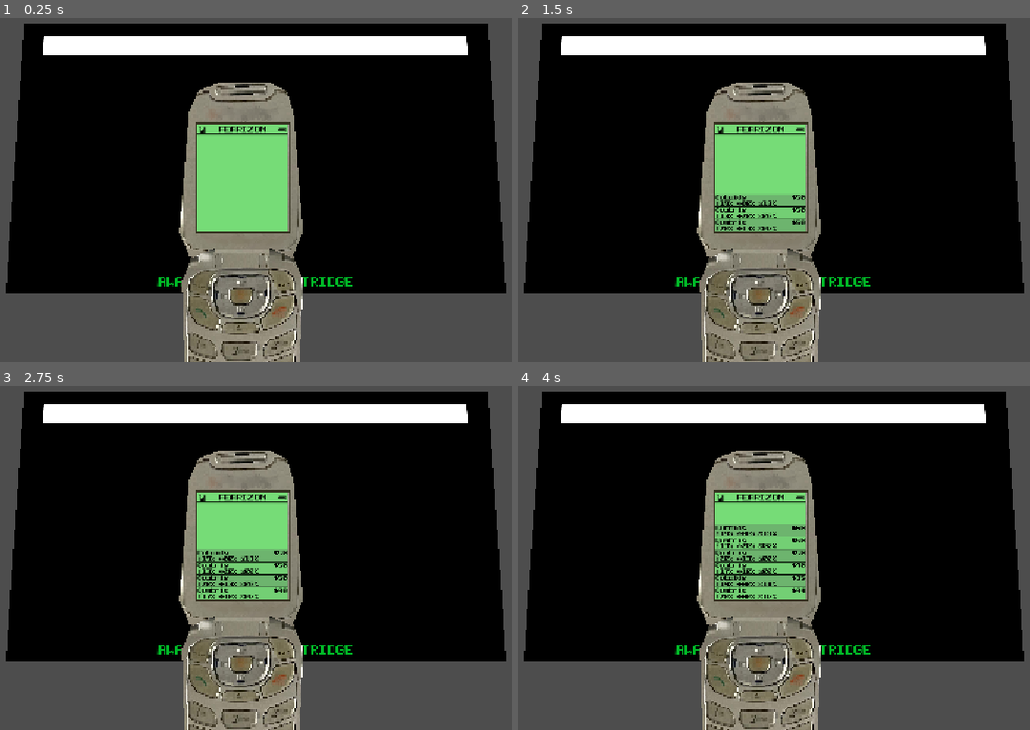
Above: before the commit, frames 1-4 (two rows, left to right).
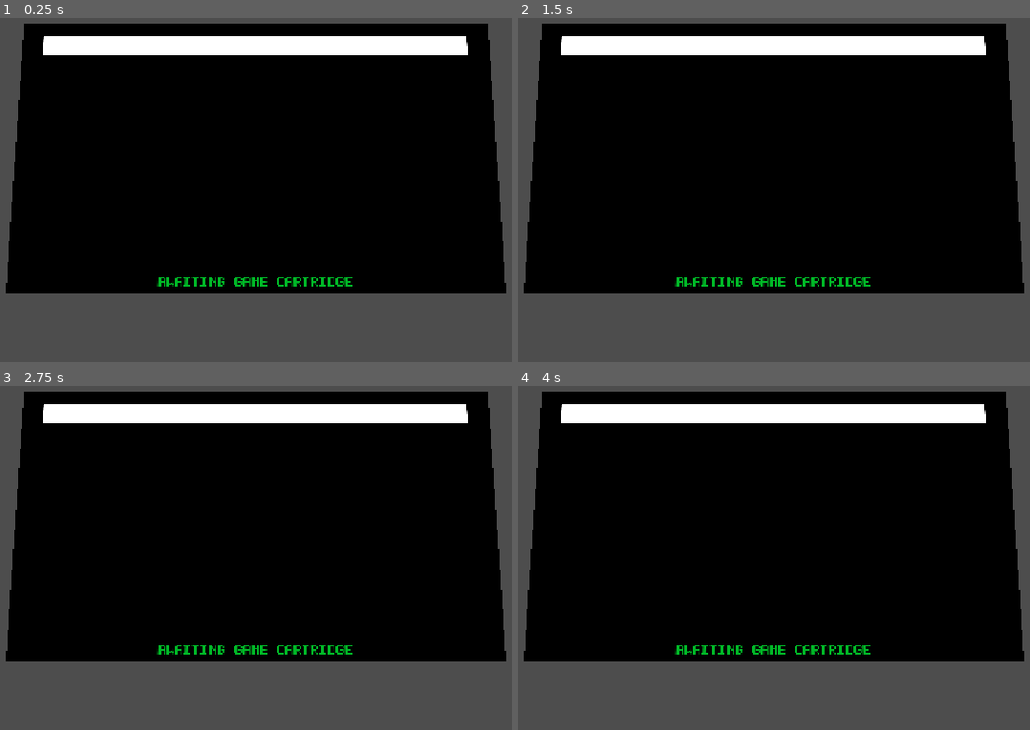
Above: after the commit, the same moments.

Repository: MorseAmalgam/MolegatoSpookyJam2026
Game: Godot game, scene res://GAME.tscn
The game is run twice, just before and just after one commit, with the same random seed, the same clock (stepped at 60 frames per second) and the same inputs.
Inputs:
- Up to frame 1 (0.25 s): no input
- Up to frame 2 (1.5 s): tap Enter (ui_accept) at 0.5, 0.77 s; hold Right (ui_right) 0.53-1.28 s; hold Down (ui_down) from 1.28 s (still down)
- Up to frame 3 (2.75 s): tap Enter (ui_accept) at 1.52 s; release Down (ui_down) at 2.03 s; hold Right (ui_right) from 2.03 s (still down)
- Up to frame 4 (4 s): tap Enter (ui_accept) at 2.75, 3.02, 3.77 s; release Right (ui_right) at 2.78 s; hold Up (ui_up) 2.78-3.53 s; hold Left (ui_left) from 3.53 s (still down)

The runs differ from the first frame. In frame 1, 17% of the frame differs, in the area x 34-60%, y 18-100%; in frame 2, 17%; in frame 3, 17%; in frame 4, 17%.

Commit message:
Change cuboid behaviour to replace 5KB of data instead of appending it to the ROM

Diff:
--- a/2D/spooker/game_spooker.gd
+++ b/2D/spooker/game_spooker.gd
@@ -39,7 +39,7 @@
 
 
 func add_code(new_code:CodeType)->void:
-	game_being_copied.add_code(new_code)
+	game_being_copied.replace_code(new_code)
 	update_code_integrity_bar()
 	progress_bar.max_value = game_being_copied.get_total_data()
 
@@ -85,12 +85,22 @@
 	for node in code_integrity_bar.get_children():
 		node.queue_free()
 	for codetype in game_being_copied.code:
+		# Code percentage breakdown
 		var code_percent = game_being_copied.code[codetype].amount / float(game_being_copied.get_total_data())
+		# Percentage Bar
 		var code_width = bar_width * code_percent
 		var color_rect = ColorRect.new()
 		color_rect.color = game_being_copied.code[codetype].color
 		code_integrity_bar.add_child(color_rect)
 		color_rect.position = Vector2(x_offset, 8)
 		color_rect.size = Vector2(code_width, 32)
+		# Percentage label
+		var code_percentage_label = $CodePercentageTemplate.duplicate()
+		code_percentage_label.modulate = game_being_copied.code[codetype].color
+		code_percentage_label.text = "%d%%" % (code_percent * 100.0)
+		code_percentage_label.visible = true
+		code_percentage_label.position.x = x_offset - 20 + (code_width / 2)
+		code_percentage_label.position.y = 57
+		code_integrity_bar.add_child(code_percentage_label)
 		x_offset += code_width
 	pass
--- a/2D/spooker/game_spooker.tscn
+++ b/2D/spooker/game_spooker.tscn
@@ -15,6 +15,17 @@
 color = Color(0.011087579, 0.011087578, 0.01108758, 1)
 
 [node name="GameHolder" type="Node2D" parent="." unique_id=1852402870]
+
+[node name="CodePercentageTemplate" type="Label" parent="." unique_id=615195883]
+visible = false
+offset_left = 1029.0
+offset_top = 87.0
+offset_right = 1069.0
+offset_bottom = 110.0
+theme = ExtResource("2_1ei53")
+theme_override_colors/font_color = Color(1, 1, 1, 1)
+text = "45%"
+horizontal_alignment = 1
 
 [node name="HUD" type="Control" parent="." unique_id=1750186760]
 layout_mode = 3
--- a/2D/spooker/spooker_game/cuboids/cuboid_rock.gd
+++ b/2D/spooker/spooker_game/cuboids/cuboid_rock.gd
@@ -20,7 +20,7 @@
 	$Line2D.default_color = type.color
 
 	# Assign value
-	type.amount = randi_range(2,5)
+	type.amount = 5
 
 	# Assign visual and collision polygons
 	var polygon:Array = []
--- a/GAME.tscn
+++ b/GAME.tscn
@@ -46,6 +46,7 @@
 
 [node name="FlipPhone" type="MeshInstance3D" parent="." unique_id=1054389757]
 transform = Transform3D(29.999998, 0, 0, 0, 29.518833, 5.3515015, 0, -5.3515034, 29.518827, -0.13447666, 9.746437, -0.12850308)
+visible = false
 mesh = ExtResource("5_w2bf4")
 surface_material_override/0 = SubResource("StandardMaterial3D_d75um")
 surface_material_override/1 = SubResource("StandardMaterial3D_gl5e6")
--- a/autoloads/order_manager.gd
+++ b/autoloads/order_manager.gd
@@ -58,3 +58,10 @@
 	order_queue.append(new_order)
 	new_order_received.emit(new_order)
 	pass
+
+func ship_order(sent_data:GameData)->int:
+	var pay = order_queue[0].pay
+
+	# TODO: Calculate corruption accuracy
+
+	return pay
--- a/resources/game_data.gd
+++ b/resources/game_data.gd
@@ -20,3 +20,12 @@
 		code[new_code.name] = new_code
 
 	printt("%dkb of %s" % [code[new_code.name].amount, code[new_code.name].name])
+
+func replace_code(new_code:CodeType)->bool:
+	if (code["Normal"].amount < new_code.amount):
+		printt("OUT OF EDITABLE CODE")
+		return false
+
+	code["Normal"].amount -= new_code.amount
+	add_code(new_code)
+	return true
--- a/resources/game_data/cuboids.tres
+++ b/resources/game_data/cuboids.tres
@@ -7,7 +7,7 @@
 script = ExtResource("1_7a4eb")
 name = "Normal"
 color = Color(1, 1, 1, 1)
-amount = 256
+amount = 100
 metadata/_custom_type_script = "uid://d3n4clnfoqcw4"
 
 [resource]
